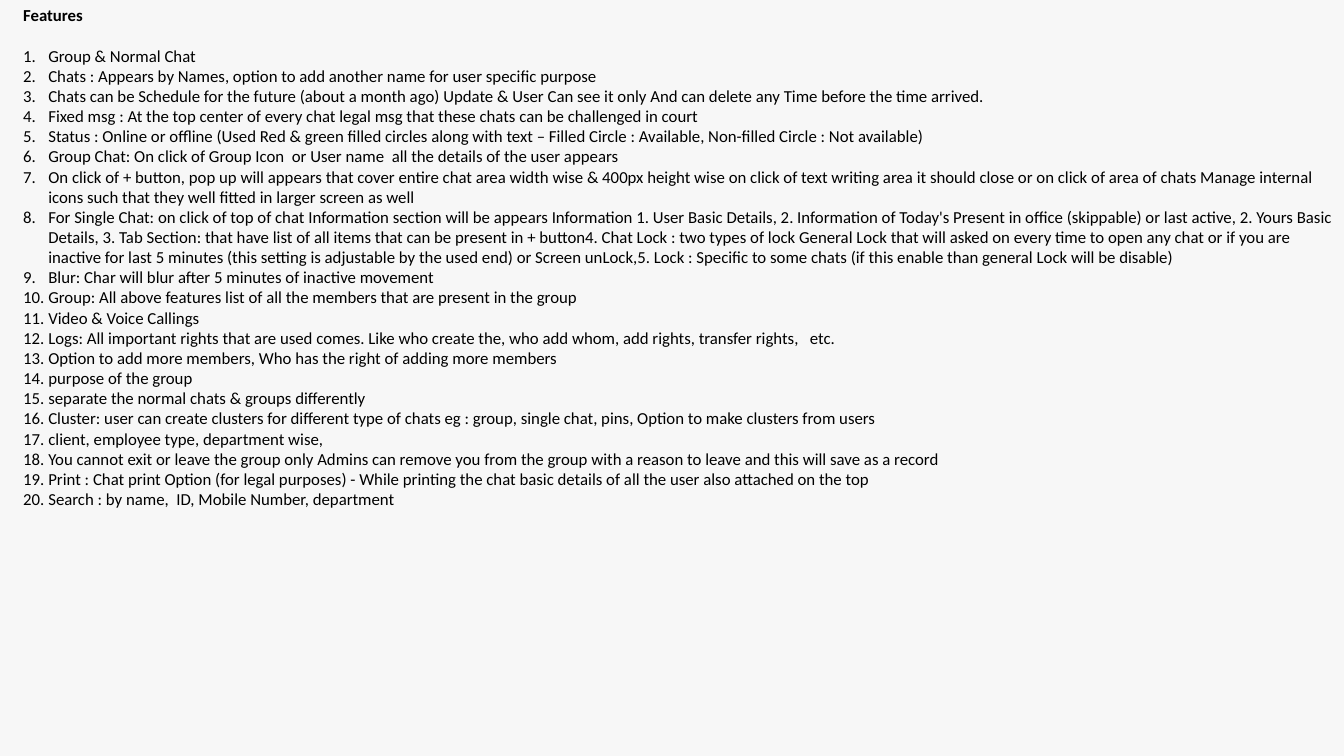
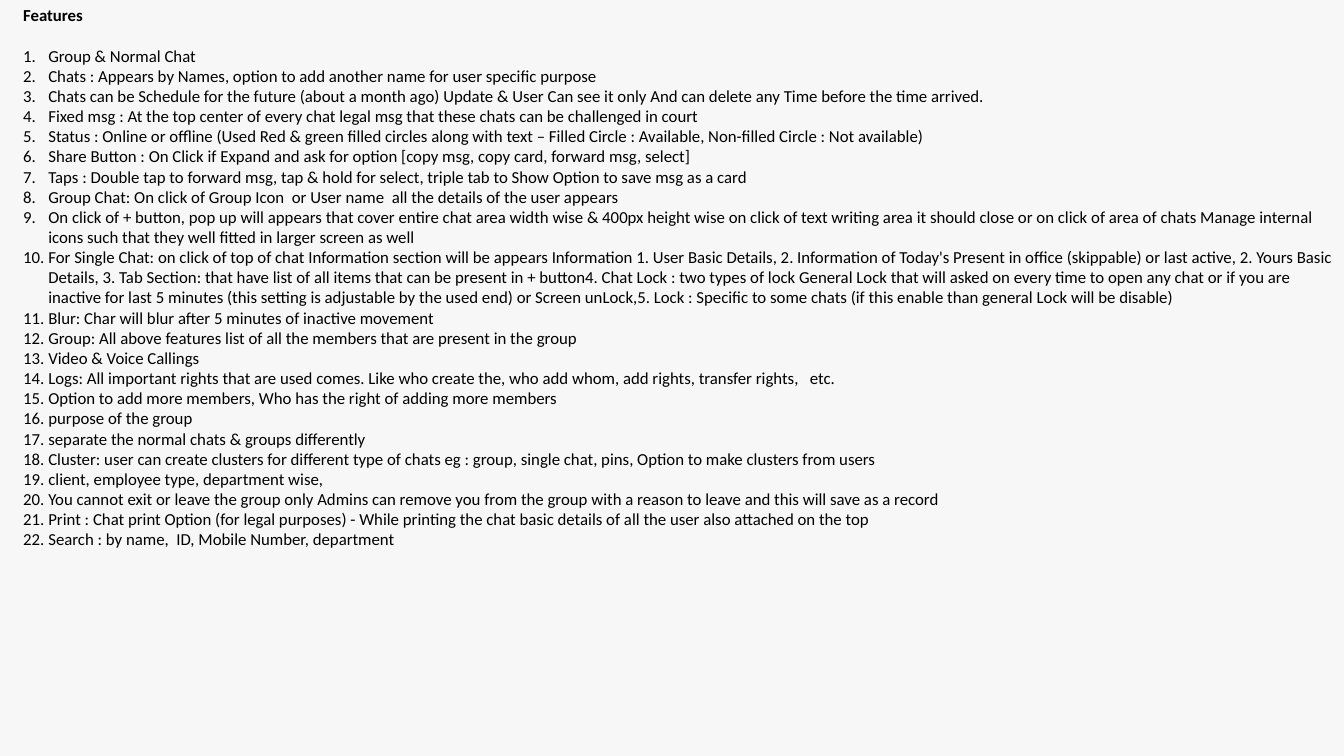
Before and after one commit to Danishan1/Html-CSS-Projects, a slide deck: slide 4 of Design Requirement/Chat/Chat - LetsDiscuss.pptx. Drawn at 1344x756 pixels with LibreOffice and Linux fonts; fonts in the diff are those of the drawing. Boxes give left, top, right and bottom in pixels: in the first picture for what was removed or moved away, otherwise in the second. Text is boxed around its words. In the diff, an @@ line names an element or a change of style, - is before the commit and + after.

```diff
--- a/Design Requirement/Chat/Chat - LetsDiscuss.pptx
+++ b/Design Requirement/Chat/Chat - LetsDiscuss.pptx
@@ text at (48, 150, 746, 186): paragraphs added @@
+6. Share Button : On Click if Expand and ask for option [copy msg, copy card, forward msg, select]
+7. Taps : Double tap to forward msg, tap & hold for select, triple tab to Show Option to save msg as a card
```
Also in this commit, not shown: 5 other files.
